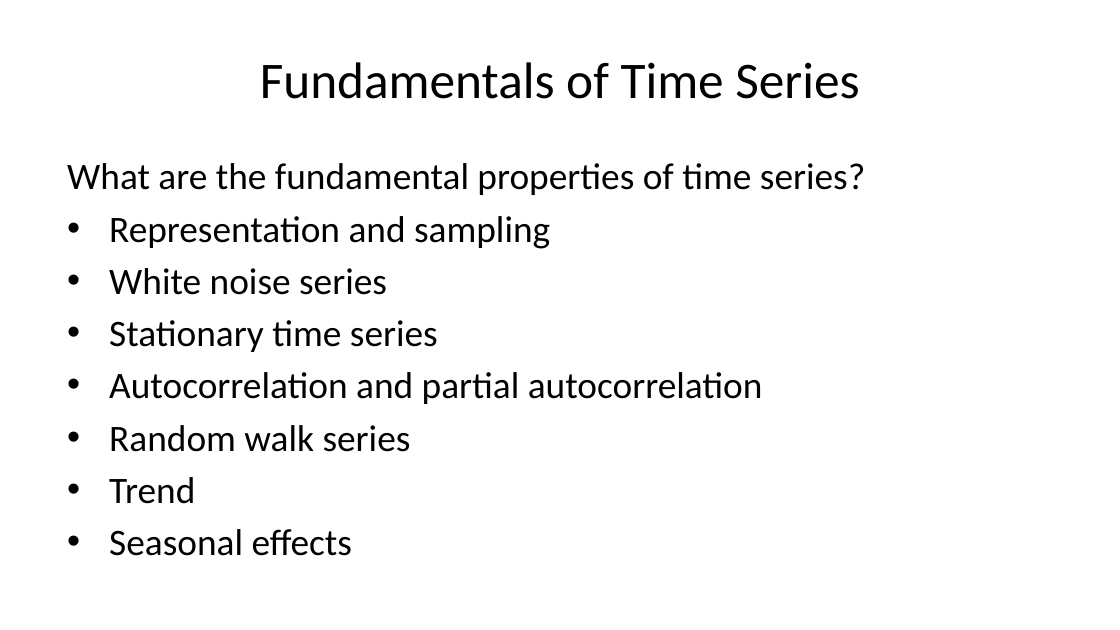
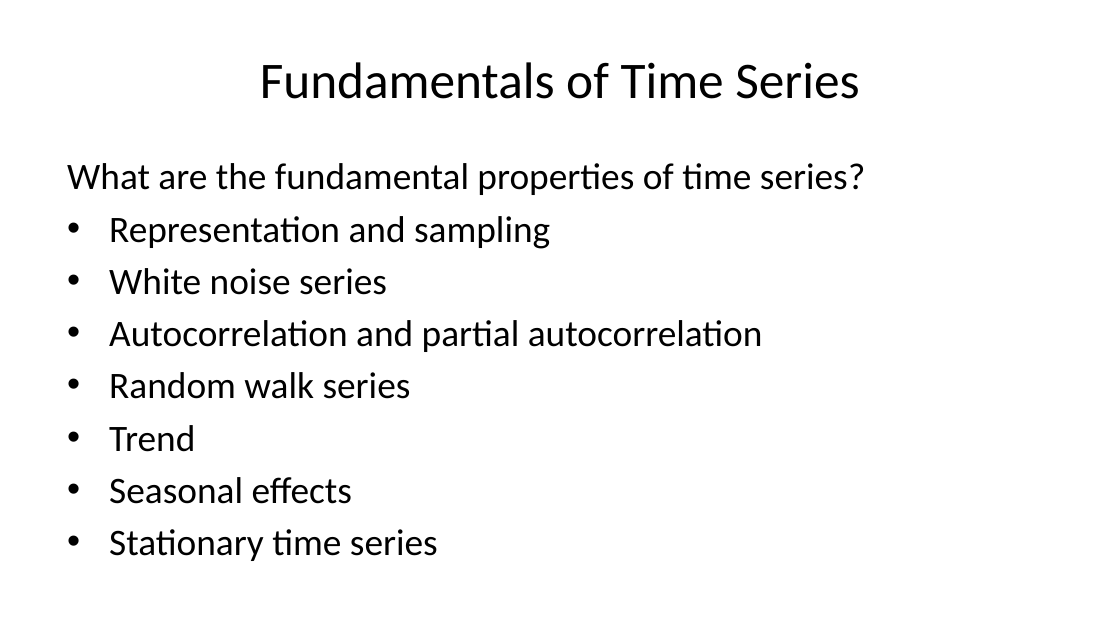
Before and after one commit to StephenElston/CSCI-E-83, a slide deck: slide 12 of LectureSlides/11_PropertiesOfTimeSeries.pptx. Drawn at 1120x630 pixels with LibreOffice and Linux fonts; fonts in the diff are those of the drawing. Boxes give left, top, right and bottom in pixels: in the first picture for what was removed or moved away, otherwise in the second. Text is boxed around its words. In the diff, an @@ line names an element or a change of style, - is before the commit and + after.

```diff
--- a/LectureSlides/11_PropertiesOfTimeSeries.pptx
+++ b/LectureSlides/11_PropertiesOfTimeSeries.pptx
@@ text at <box>109,320,438,352</box>: paragraph removed @@
-• Stationary time series
@@ text at <box>109,529,438,561</box>: paragraph added @@
+• Stationary time series
```
Also in this commit, not shown: 21 other slides changed, 9 slides added, 1 slide removed.
